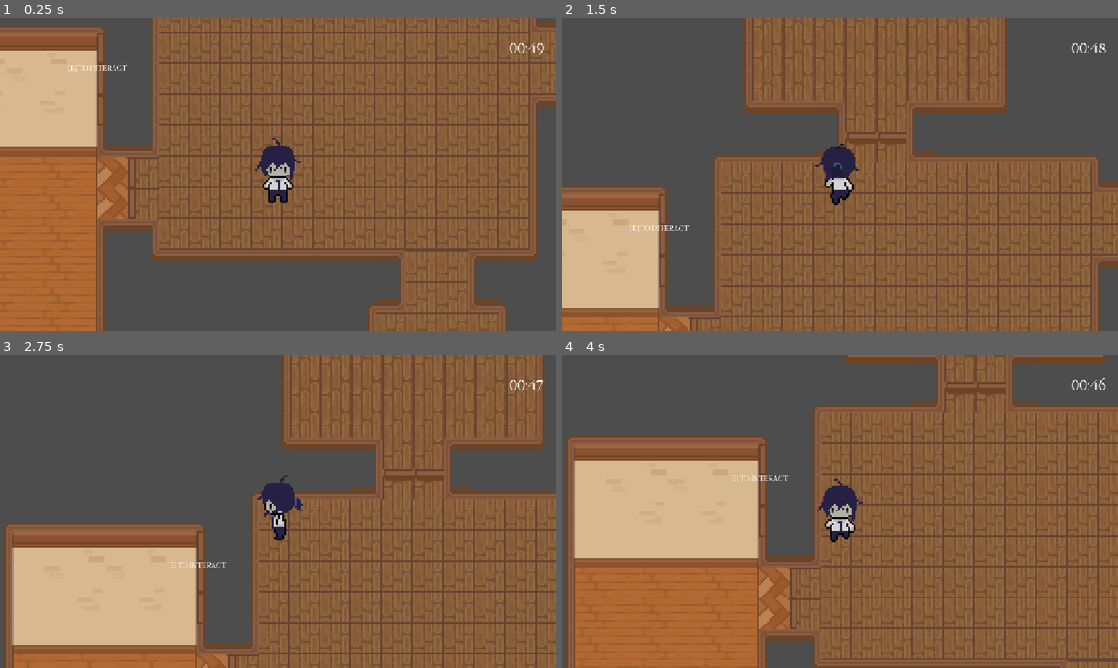
Above: before the commit, frames 1-4 (two rows, left to right).
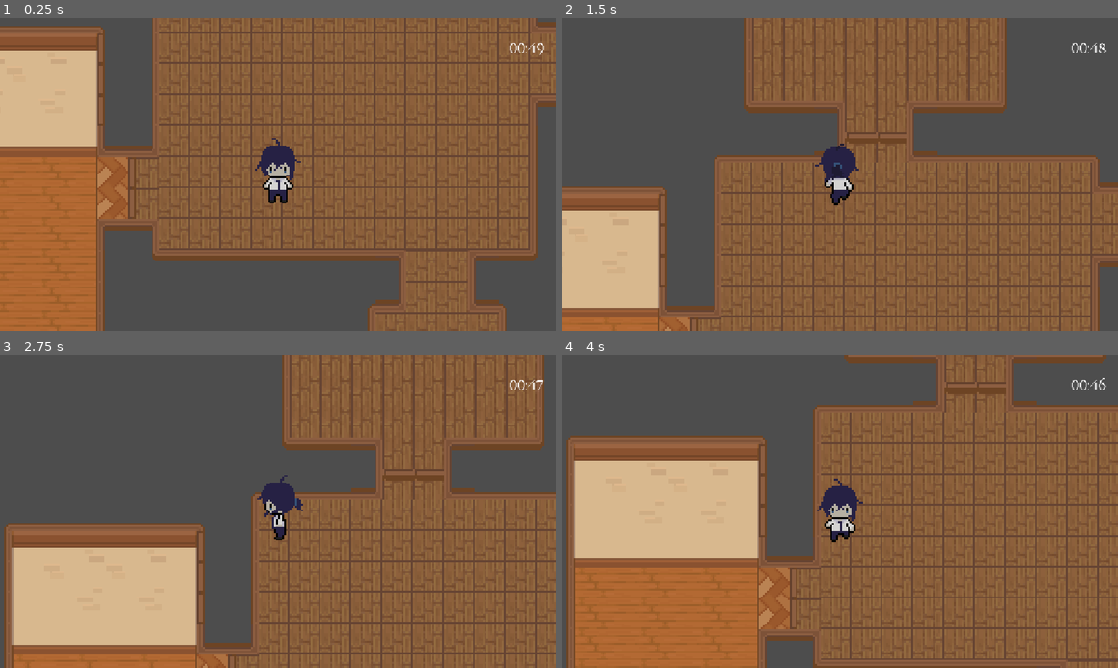
Above: after the commit, the same moments.

Repository: aeroghurt/horror-game
Game: Godot game, scene res://scenes/main.tscn
Two runs of this game, one before a commit and one after it. Both use one fixed random seed, a clock stepped at 60 frames per second and the inputs below.
Inputs (mouse positions are in pixels of both pictures, inside the frame that each line leads up to):
- Up to frame 1 (0.25 s): no input
- Up to frame 2 (1.5 s): tap Enter at 0.5 s; move the mouse to (812, 237) at 0.52 s; hold E (interact) 0.53-1.28 s; hold W (up) from 0.53 s (still down); click (812, 237) at 0.67 s; move the mouse to (1006, 221) at 1.27 s; tap E (interact) at 1.35 s
- Up to frame 3 (2.75 s): tap Space at 2 s; move the mouse to (111, 464) at 2.02 s; release W (up) at 2.03 s; hold A (left) from 2.03 s (still down); hold Shift (sprint) from 2.03 s (still down); tap E (interact) at 2.3 s
- Up to frame 4 (4 s): move the mouse to (867, 511) at 2.77 s; release Shift (sprint) at 2.78 s; tap Alt at 2.85 s; click (867, 511) at 2.92 s; tap E (interact) at 3.05 s; move the mouse to (756, 433) at 3.52 s; release A (left) at 3.53 s; hold S (down) from 3.53 s (still down); hold E (interact) from 3.53 s (still down)

The runs differ from the first frame. In frame 1, less than 0.1% of the frame differs, in the area x 12-23%, y 14-18%; in frame 2, less than 0.1%; in frame 3, less than 0.1%; in frame 4, less than 0.1%.

Commit message:
add interact prompt (no static body collisions yet)

Diff:
--- a/interaction/interaction area/interactionArea.tscn
+++ b/interaction/interaction area/interactionArea.tscn
@@ -6,3 +6,6 @@
 collision_layer = 0
 collision_mask = 2
 script = ExtResource("1_23g30")
+
+[connection signal="body_entered" from="." to="." method="_on_body_entered"]
+[connection signal="body_exited" from="." to="." method="_on_body_exited"]
--- a/interaction/interaction area/interaction_area.gd
+++ b/interaction/interaction area/interaction_area.gd
@@ -15,3 +15,11 @@
 # Called every frame. 'delta' is the elapsed time since the previous frame.
 func _process(delta: float) -> void:
 	pass
+
+
+func _on_body_entered(body: Node2D) -> void:
+	interactionManager.register_area(self)
+
+
+func _on_body_exited(body: Node2D) -> void:
+	interactionManager.unregister_area(self)
--- a/interaction/interactionManager.tscn
+++ b/interaction/interactionManager.tscn
@@ -14,5 +14,6 @@
 offset_right = 61.0
 offset_bottom = 17.0
 grow_horizontal = 2
+theme_override_font_sizes/font_size = 32
 text = "[E] TO INTERACT"
 vertical_alignment = 1
--- a/interaction/interaction_manager.gd
+++ b/interaction/interaction_manager.gd
@@ -5,27 +5,34 @@
 @onready var label: Label = $Label
 
 
-const base_text = "[E] TO"
+const base_text = "[E] TO "
 
-
+# Stores areas that are being detected by the player at the moment
 var active_areas = []
 var can_interact = true
 
 
-# Called when the node enters the scene tree for the first time.
 func _ready() -> void:
 	pass # Replace with function body.
 
 
-# Called every frame. 'delta' is the elapsed time since the previous frame.
-func _process(delta: float) -> void:
+func _process(_delta: float) -> void:
 	if active_areas.size() > 0 && can_interact:
-		pass
+		active_areas.sort_custom(_sort_by_distance_to_player)
+		# Takes the object area closest to the player and
+		# changes the label text to match up with the action
+		label.text = base_text + active_areas[0].action_name.to_upper()
+		label.global_position = active_areas[0].global_position
+		label.global_position.y -= 36
+		label.global_position.x -= label.size.x / 2
+		label.show()
+	else:
+		label.hide()
 
 
 # Once the player enters an interactable area, that area
 # "registers" themselves, but once the player leaves, that
-# area "unregisters" themselves"
+# area "unregisters" themselves
 func register_area(area: interactionArea):
 	active_areas.push_back(area)
 
@@ -35,3 +42,23 @@
 	var index = active_areas.find(area)
 	if index != -1:
 		active_areas.remove_at(index)
+
+
+# Callable function that takes 2 areas and compares them
+# to see which one is closest to the player in case two
+# areas are detected by the player at once
+func _sort_by_distance_to_player(area1, area2):
+	var area1_to_player = player.global_position.distance_to(area1.global_position)
+	var area2_to_player = player.global_position.distance_to(area2.global_position)
+	return area1_to_player < area2_to_player
+
+
+func _input(event):
+	if event.is_action_pressed("interact") && can_interact:
+		if active_areas.size() > 0:
+			can_interact = false
+			label.hide()
+
+			await active_areas[0].interact.call()
+			await get_tree().create_timer(1.0).timeout
+			can_interact = true
--- a/project.godot
+++ b/project.godot
@@ -17,7 +17,8 @@
 
 [autoload]
 
-InteractionManager="*uid://btyercoif1wse"
+interactionManager="*uid://btyercoif1wse"
+Global="*uid://bghjyppyl08a2"
 
 [display]
 
--- a/scenes/main.tscn
+++ b/scenes/main.tscn
@@ -3,6 +3,8 @@
 [ext_resource type="Texture2D" uid="uid://be46vyybyl1hs" path="res://assets/floors-walls02.png" id="1_o5qli"]
 [ext_resource type="PackedScene" uid="uid://5sgy0k2htp7b" path="res://scenes/player.tscn" id="2_0wfyh"]
 [ext_resource type="PackedScene" uid="uid://du6lbdeo6jaoi" path="res://scenes/countdown.tscn" id="3_sugp2"]
+[ext_resource type="PackedScene" uid="uid://05j133viwcy" path="res://interaction/interaction area/interactionArea.tscn" id="4_jyhfs"]
+[ext_resource type="Script" uid="uid://cp4wekc4b2bk" path="res://scripts/bedroom_door.gd" id="4_tbgi4"]
 
 [sub_resource type="TileSetAtlasSource" id="TileSetAtlasSource_ig7tw"]
 texture = ExtResource("1_o5qli")
@@ -491,8 +493,8 @@
 physics_layer_0/collision_layer = 1
 sources/0 = SubResource("TileSetAtlasSource_0xm2m")
 
-[sub_resource type="RectangleShape2D" id="RectangleShape2D_o4x5r"]
-size = Vector2(128, 24.5)
+[sub_resource type="RectangleShape2D" id="RectangleShape2D_7w5kx"]
+size = Vector2(127, 81)
 
 [node name="main" type="Node2D" unique_id=183152306]
 texture_filter = 1
@@ -520,19 +522,12 @@
 position = Vector2(373.99442, 228.02441)
 scale = Vector2(4, 4)
 
-[node name="Doors" type="StaticBody2D" parent="." unique_id=1783629308]
-
-[node name="bedroomDoor" type="CollisionShape2D" parent="Doors" unique_id=1249341528]
+[node name="interactionArea" parent="." unique_id=2004431230 instance=ExtResource("4_jyhfs")]
 position = Vector2(449, -179)
-shape = SubResource("RectangleShape2D_o4x5r")
-
-[node name="masterBedroomDoor" type="CollisionShape2D" parent="Doors" unique_id=1367859237]
-position = Vector2(71, 254.00003)
-rotation = -1.5876392
-scale = Vector2(0.99999994, 0.99999994)
-shape = SubResource("RectangleShape2D_o4x5r")
-
-[node name="bathroomDoor" type="CollisionShape2D" parent="Doors" unique_id=1629959584]
-position = Vector2(965.00006, -0.99999905)
-rotation = -1.5731915
-shape = SubResource("RectangleShape2D_o4x5r")
+collision_layer = 3
+collision_mask = 3
+
+[node name="bedroomDoor" type="CollisionShape2D" parent="interactionArea" unique_id=1925044258]
+position = Vector2(0.5, 0.5)
+shape = SubResource("RectangleShape2D_7w5kx")
+script = ExtResource("4_tbgi4")
--- /dev/null
+++ b/scripts/bedroom_door.gd
@@ -0,0 +1,27 @@
+extends Node2D
+
+
+@onready var interaction_area: interactionArea = $"/root/main/interactionArea"
+@onready var door_collision = $"/root/main/interactionArea/bedroomDoor"
+
+
+var state = false
+
+
+func _ready() -> void:
+	interaction_area.interact = Callable(self, "_on_interact")
+
+
+func _process(_delta: float) -> void:
+	pass
+
+
+func _on_interact():
+	if state == false:
+		print("opened")
+		state = true
+		door_collision.disabled = false
+	else:
+		print("closed")
+		state = false
+		door_collision.disabled = true
--- /dev/null
+++ b/scripts/global.gd
@@ -0,0 +1,11 @@
+extends Node
+
+
+# Called when the node enters the scene tree for the first time.
+func _ready() -> void:
+	pass # Replace with function body.
+
+
+# Called every frame. 'delta' is the elapsed time since the previous frame.
+func _process(delta: float) -> void:
+	pass
Not shown, added: scripts/bedroom_door.gd.uid
Not shown, added: scripts/global.gd.uid
